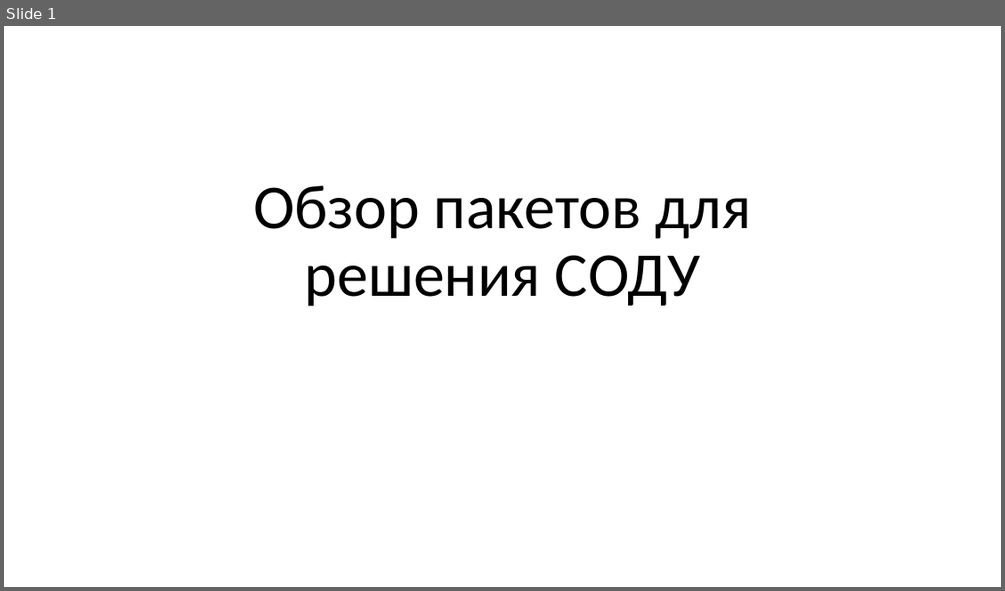
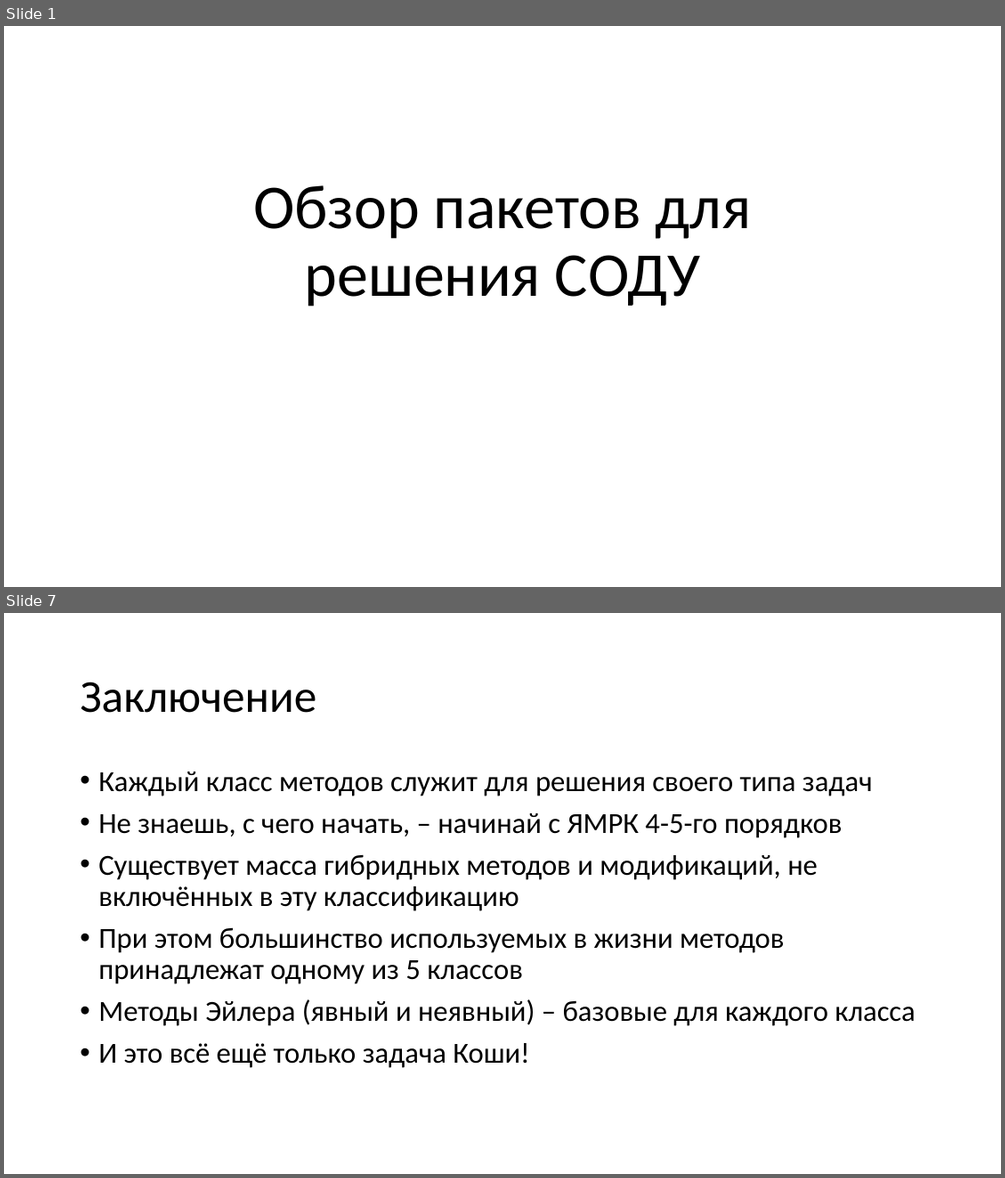
Before and after one commit to sedefe/chm, a slide deck: S3T2_solve_ode/materials/ode-solvers-overview.pptx. Shown one above the other, each under a label of ours: slide 1 before the commit, slides 1 and 7 after it; the slides between them are not shown. The pictures are 1005x591 and 1005x1178 pixels, drawn with LibreOffice and Linux fonts; fonts in the diff are those of the drawing. Boxes give left, top, right and bottom in pixels: in the first picture for what was removed or moved away, otherwise in the second. Text is boxed around its words. In the diff, an @@ line names an element or a change of style, - is before the commit and + after.

```diff
--- a/S3T2_solve_ode/materials/ode-solvers-overview.pptx
+++ b/S3T2_solve_ode/materials/ode-solvers-overview.pptx
@@ slide 7 added at (4, 613, 1001, 1174), background #FFFFFF @@
@@ title added at (80, 682, 316, 713), 44 pt, text #000000 @@
+Заключение
@@ text added at (98, 771, 914, 1068), 28 pt, text #000000 @@
+• Каждый класс методов служит для решения своего типа задач
+• Не знаешь, с чего начать, – начинай с ЯМРК 4-5-го порядков
+• Существует масса гибридных методов и модификаций, не включённых в эту классификацию
+• При этом большинство используемых в жизни методов принадлежат одному из 5 классов
+• Методы Эйлера (явный и неявный) – базовые для каждого класса
+• И это всё ещё только задача Коши!
```
Also in this commit, not shown: 4 slides changed, 1 other slide added.
